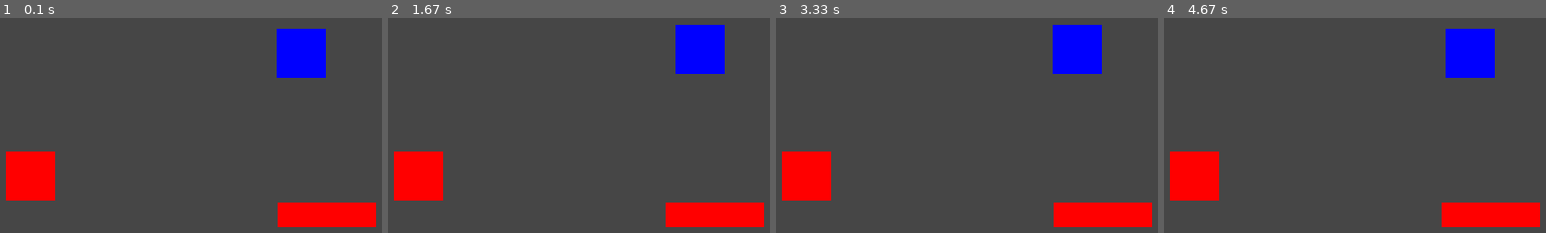
Above: before the commit, frames 1-4 (left to right).
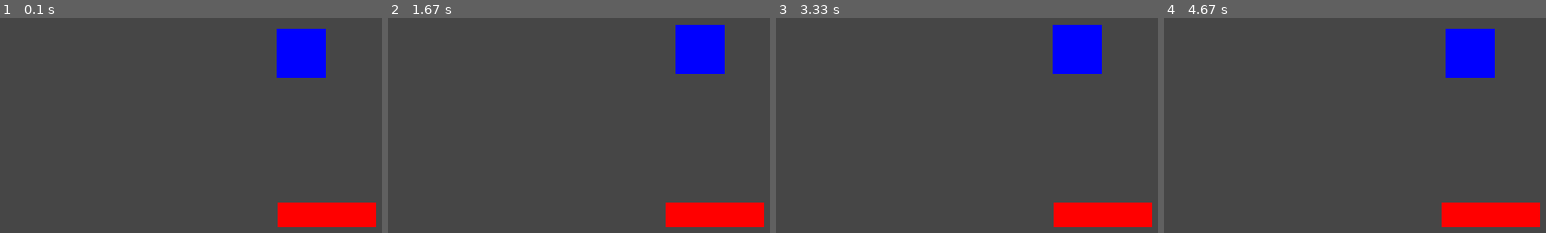
Above: after the commit, the same moments.

Repository: WindWalk12/pygame-tensorflow
Game: pygame game, started from main.py
Two runs of this game, one before a commit and one after it. Both use one fixed random seed, a clock stepped at 60 frames per second and the inputs below.
Inputs:
- Up to frame 1 (0.1 s): no input
- Up to frame 2 (1.67 s): hold Right 0.33-0.8 s; hold Up 0.83-1.13 s; hold Right 1.17-1.63 s
- Up to frame 3 (3.33 s): hold Left 1.67-2.2 s; hold Down 2.23-2.53 s; hold Left 2.57-2.97 s; hold Up from 3 s (still down)
- Up to frame 4 (4.67 s): release Up at 3.37 s; hold Right 3.4-4.03 s; hold Down 4.07-4.43 s; hold Left from 4.47 s (still down)

The runs differ from the first frame. In frame 1, 2.9% of the frame differs, in the area x 1-15%, y 62-85%; in frame 2, 2.9%; in frame 3, 2.9%; in frame 4, 2.9%.

Commit message:
Main file

Diff:
--- a/main.py
+++ b/main.py
@@ -10,6 +10,8 @@
 center = (375, 275)
 rectX = 375
 rectY = 275
+rectWidth = 50
+rectHeight = 50
 
 # Movements of the controllable rectangle
 rectX_change = 0
@@ -22,16 +24,8 @@
 # uncontrollable rectangle
 urectX = random.randint(100, 700)
 urectY = random.randint(25, 575)
-
-
-# Function to draw the controllable rectangle
-def rect(color, x, y):
-    pygame.draw.rect(screen, color, (x, y, 50, 50))
-
-
-def urect(color, x, y):
-    pygame.draw.rect(screen, color, (x, y, 100, 25))
-
+urectWidth = 100
+urectHeight = 25
 
 # Infinite loops the game until closed
 running = True
@@ -76,14 +70,12 @@
         rectY_change = 0
 
     # Creates the controllable rectangle
-    rect(blue, rectX, rectY)
+    rect = rectangle(blue, (rectX, rectY, rectWidth, rectHeight))
+    rect.render(screen)
 
     # Creates the uncontrollable rectangle
-    urect(red, urectX, urectY)
-
-    # Testing class rectangle
-    test = rectangle(red, (100, 400, 50, 50))
-    test.render(screen)
+    urect = rectangle(red, (urectX, urectY, urectWidth, urectHeight))
+    urect.render(screen)
 
     # Updates the screen
     pygame.display.update()
